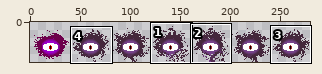
Sprite sheet: src/graphics/evil-eye.png. The first picture is a wide view before the edit; the outline marks the close-up.
Close-up. Before:
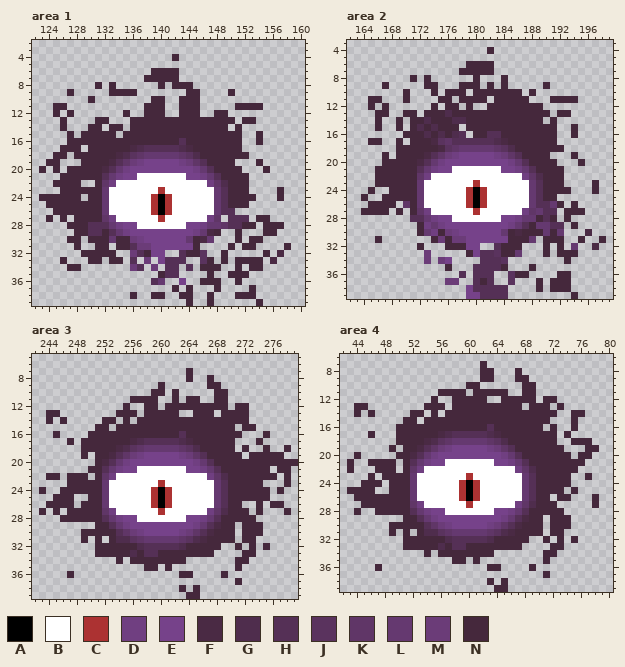
The file is 280x40 pixels. Colours within 5 levels of each other are drawn and written as one. Shown: area 1: x 122..160, y 2..39; area 2: x 162..199, y 3..39; area 3: x 242..279, y 5..39; area 4: x 42..80, y 6..39. The commit also changed other parts of the picture, which this record leaves out.
Palette (. is transparent): A #000000  B #ffffff  C #ac3232  D #703f81  E #76428a  F #4a2a44  G #4f2d4d  H #553056  J #5a335e  K #603667  L #653970  M #6b3c78  N #45283c
After the commit:
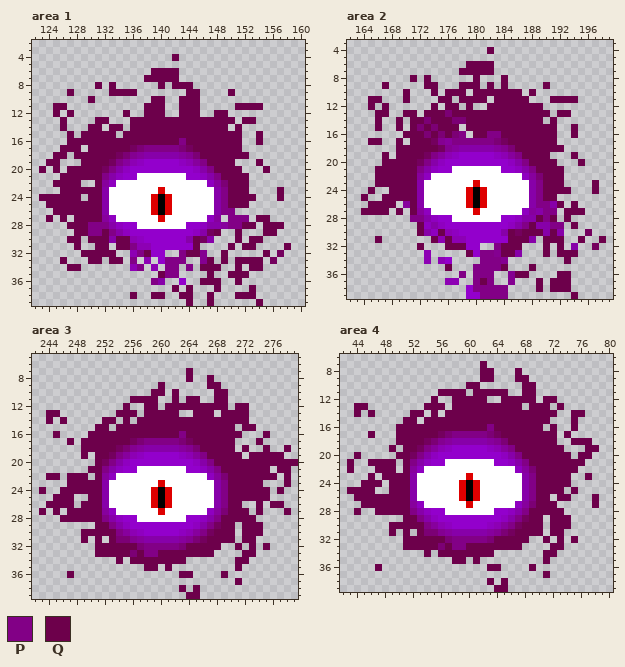
Colours new in this view: P #820086  Q #6d004b
From old to new:
colour C: #ac3232 -> #de0000
colour D: #703f81 -> #8f00c0
colour E: #76428a -> #9300cc
colour F: #4a2a44 -> #74005e
colour G: #4f2d4d -> #7c0075
colour J: #5a335e -> #840091
colour K: #603667 -> #87009d
colour L: #653970 -> #8700a9
colour M: #6b3c78 -> #8d00b4
Changed rows in their new state; - is a pixel that keeps its letter.
Area 1:
first column x 123:
 4 -------------------Q----------------
 6 ----------------QQQQ----------------
 7 ---------------QQQQQ----------------
 8 --------Q-Q------Q-QQQ--------------
 9 ----Q-----QQQQ-------QQ----Q--------
10 -------Q--------QQ--QQQ-------------
11 --QQ-----------QQQ--QQQ-----QQQQ----
12 --Q-Q-------Q--QQQ--QQQ--QQ---------
13 ---Q----QQ---QQQQQQQQQQQQQQQ-QQ-----
14 ---Q---QQ-QQ-QQQQQQQQQQQQQQ-Q-------
15 ----Q-QQQQQ-QQQQQQQQQQQQQQQQQ--Q----
16 ----QQQQQQQQQQQQQQQQPQQQQQQQQ--Q----
17 ---QQQ-QQQQQQ--PPPPP--QQQQQQQ-------
18 --QQ-QQQQQQ------------QQQQQQQ------
19 -QQ---QQQQ-P-----------PQQQQ---Q----
20 Q-Q-QQQQQ-P-------------PQQQQ---Q---
21 ---QQQQQQP---------------PQQQQ------
22 --QQQQ--Q------------------QQQ------
23 ---QQQQQQ-----------------PQQQ----Q-
24 QQQQQQ-QQ-----------------PQQQQ---Q-
25 -QQQQQQQQ-----------------PQQQ------
26 --QQQQQQQ-----------------PP--------
27 -Q-Q-QQQQ------------------PPP-QQ---
28 ----QQQPPP-----------------PPQQ-QQQ-
29 -----QQPPQP--------------Q--Q---QQ--
30 ----QQ-QQQ-QQ---------Q-----Q-QQ----
31 -----Q--QQ-QQP--------Q----Q-QQ----Q
32 ------QQQQQ---PQ----PQQ---Q-----Q---
33 ---Q---QQ-QQ-P----PPP---Q-Q-QQQQ----
34 ----QQ--------P---PP-P-QQQ--Q-QQ----
35 -----------------QPP----Q--QQQ------
36 ----------------P------QQQ--Q-------
37 -------------------Q-Q---Q----Q-----
38 -------------Q--QQ--QQ--Q---QQQ-----
39 ---------------------Q--Q------Q----
Area 2:
first column x 164:
 4 ------------------Q----------------
 6 ---------------QQQQ----------------
 7 --------------QQQQQ----------------
 8 -------Q-Q------Q---Q--------------
 9 ---Q-----QQ---QQQ-Q-Q-----Q--------
10 ------Q---Q-QQQ-QQQQQQQ-Q----------
11 -QQ---Q----QQ-QQQQ-QQQQQ---QQQQ----
12 -Q-Q------Q-QQ-Q--QQQQQQQQ---------
13 --QQ--QQ-QQQ-QQQQQQQQQQQQQQ-QQ-----
14 --Q--Q-QQ-QQQ--QQQQQQQQQQQ-Q-------
15 --Q--Q-Q-Q-QQQ-QQQQQQQQQQQQQ--Q----
16 ------QQQ-Q-Q-P-QQPPQQQQQQQQ--Q----
17 -QQ--Q-QQQ---PPPPPP--QQQQQQQ-------
18 -----QQQQQQ-----------QQQQQQQ------
19 ---Q-QQQQ-P-----------PQQQQ---Q----
20 ---QQQQQ-P-------------PQQQQ---Q---
21 --QQQQQQP---------------PQQQQ------
22 --QQQQQQ------------------QQQ------
23 --QQQQQQ-----------------PQQQ----Q-
24 -Q--QQQQ-----------------PQQQQ---Q-
25 Q--QQQQQ-----------------PQQ-------
26 -QQQQ--Q-----------------PP-Q-Q----
27 QQQQ-Q-Q------------------PP-QQQ---
28 -------PP----------------QPQ-Q-----
29 --------Q--------------PQ--PP-Q----
30 --------Q--Q---------Q-QQQ-Q-------
31 --Q-------Q-Q--------QQQ--QQQ--Q--Q
32 --------Q---QQQ----PQQQ---Q-Q------
33 ---------------Q-PP-QQ----Q-QQQ----
34 -----------------PPP---------Q-----
35 ------------Q---PPPPQ---Q----------
36 --------------P-PPP---QQ----QQ-----
37 ----------------PQP------Q-QQQ-----
38 ----------------PPPPP----Q-QQQ-----
39 -----------------PPPP---------Q----
Area 3:
first column x 243:
 7 ---------------------Q---------------
 8 ---------------------Q--Q------------
 9 -----------------Q------QQ-----------
10 ----------------QQ-Q-----QQ----------
11 -------------QQQQ--Q-QQ--QQ----------
12 ------------Q--QQ-QQQQQQQQQ-QQ-------
13 -QQ--------QQQ-QQQQQ--QQQ-QQQQ-------
14 -Q-Q-----QQ-Q-QQQQQQQQQQQQQQQQ-------
15 --------QQ-QQQQQQQQQQQQQQQQQ-QQ------
16 --Q----QQQQQQQQQQQQQPQQQQQQQQ---Q----
17 ----Q-QQQQQQQ--PPPPP--QQQQQQ---Q-----
18 ------QQQQQ------------QQQQQ-Q--Q--Q-
19 ------Q-QQ-P-----------PQQQQQ-QQQQQ--
20 --------Q-P-------------PQQQQQQQQQQQQ
21 -------QQP---------------PQQQQQQQ-QQ-
22 -QQ-QQQ-Q------------------QQQQQQQ-Q-
23 ----QQQQQ-----------------PQQQQQ---Q-
24 Q--QQQQQQ-----------------PQQQQQQ-Q--
25 --QQQ--QQ-----------------PQQQQQQ----
26 -QQQQ-QQQ-----------------PQQ--Q-QQ--
27 Q-Q-QQQQQ------------------QQQ-Q---Q-
28 ---QQQQQQP---------------PQQQQQ------
29 --------QQP-------------P-QQ-QQQ-----
30 ------QQQQQP-----------P-QQQ-QQQ-----
31 ------Q-Q-Q-------------QQQQ-QQ------
32 --------QQQQQQ-PPPPP-QQQQQ--Q-Q-Q----
33 --------QQQQQ-QPPQQQQQQQQ----QQ------
34 -----------Q-QQQQQQQQ-------QQ-------
35 ---------------QQ-Q---------Q--------
36 ----Q---------------QQ----Q----------
37 ----------------------------Q--------
38 --------------------Q-Q--------------
39 ---------------------QQ--------------
Area 4:
first column x 43:
 7 -------------------Q----------------
 8 -------------------QQ---Q-----------
 9 -------------------QQ---QQ----------
10 -----------------QQ------QQ---------
11 -------------QQQQ-QQQQQ--QQ---------
12 ------------Q--QQQQQ--QQQQQ-QQ------
13 -QQ--------QQQ-QQQQQQQQQQ-QQQ-Q-----
14 -Q-Q-----QQ-Q-QQQQQQQQQQQQQQQQ--QQ--
15 --------QQ-QQQQQQQQQQQQQQQQQQ---Q---
16 -------QQQQQQQQQQQQQPQQQQQQQ-Q--Q---
17 ---Q---QQQQQQ--PPPPP--QQQQQQQQ-Q----
18 -------QQQQ------------QQQQQQQ--QQQ-
19 ------Q-QQ-P-----------PQQQQQQQ---QQ
20 -Q-----QQ-P-------------PQQQQQQQ-QQ-
21 Q--QQQQ-QP---------------PQQQQQQQQ--
22 Q---QQQ-Q------------------QQQQQQ---
23 ---Q-QQQQ-----------------PQQQQQ--Q-
24 --QQQ-QQQ-----------------PQQQQQ----
25 QQQQ--QQQ-----------------PQQQQ-Q---
26 -QQQQQQQQ-----------------PQQ-QQ---Q
27 --QQQQQQQ------------------QQQ-----Q
28 -Q--QQQQQP---------------PQQQQQ-----
29 --------QQP-------------P-QQ-QQQ----
30 ------QQQQQP-----------P-QQQ-QQQ----
31 ------Q-Q-Q-------------QQQQ-QQ-----
32 --------QQQQQQ-PPPPP-QQQQQ--Q-Q-Q---
33 --------QQQQQ-QPPQQQQQQQQ----QQ-----
34 -----------Q-QQQQQQQQ-------QQ------
35 ---------------QQ-Q---------Q-------
36 ----Q---------------QQ----Q---------
37 ----------------------------Q-------
38 --------------------Q-Q-------------
39 ---------------------QQ-------------
Boxes around the changes in both close-ups, in picture pixels (x1, y1, x2, y2):
changed: (39, 54, 291, 306)
changed: (361, 47, 606, 299)
changed: (39, 368, 298, 599)
changed: (347, 361, 599, 592)
